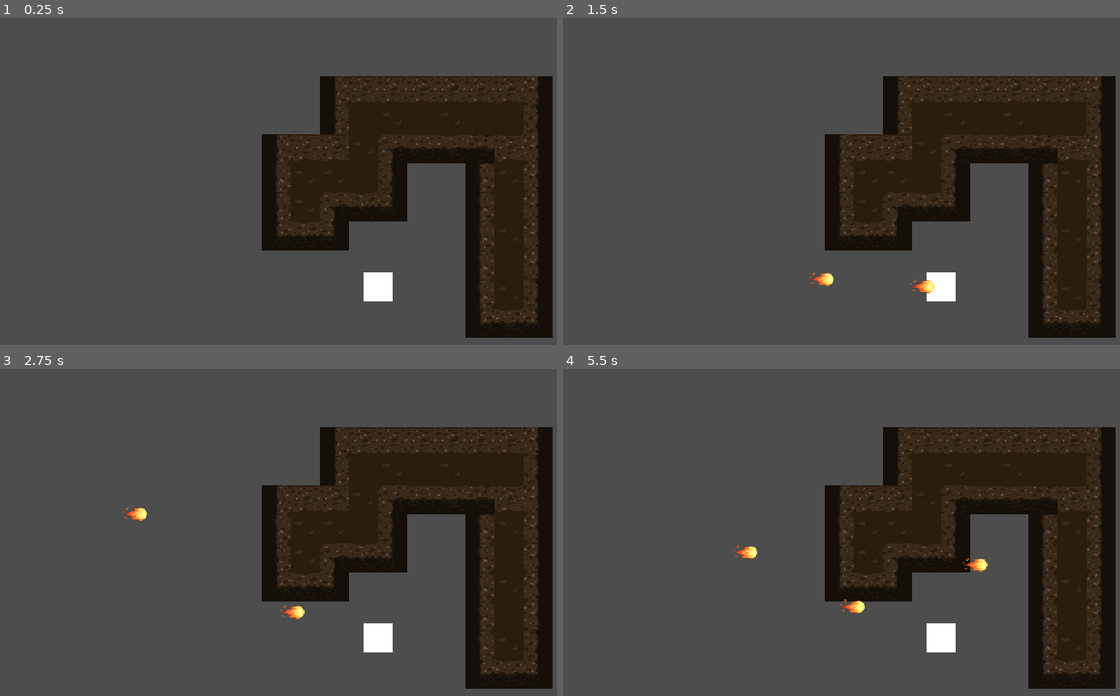
Above: before the commit, frames 1-4 (two rows, left to right).
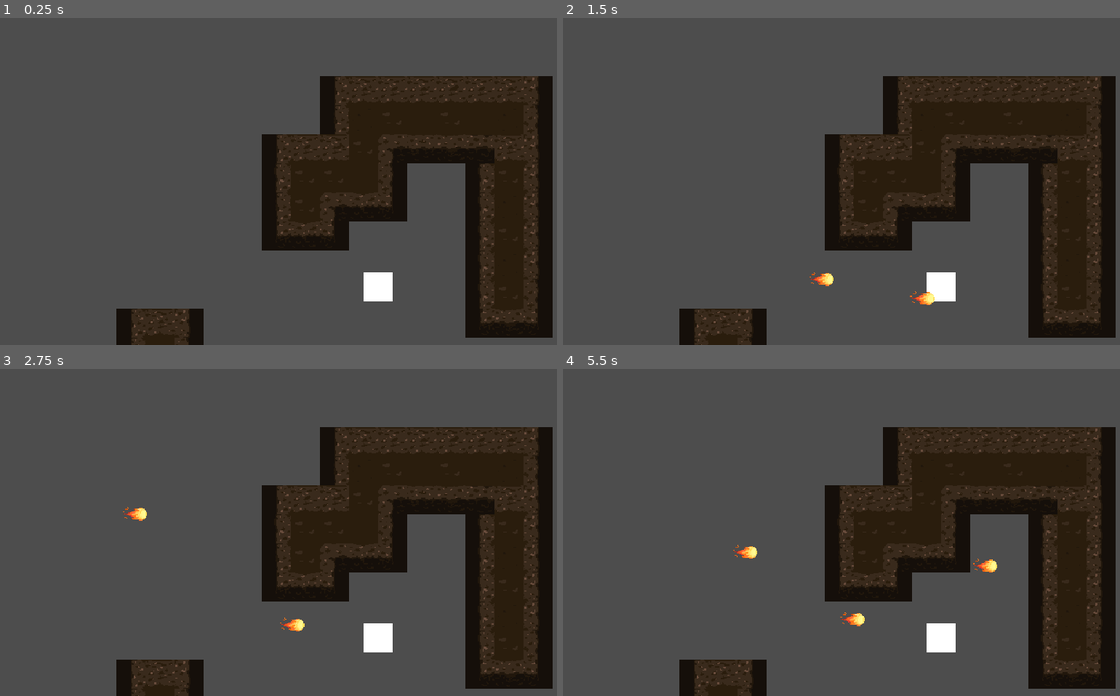
Above: after the commit, the same moments.

Repository: Spedinja/LudumDare58
Game: Godot game, scene res://projectiles/TestScene.tscn
Two runs of this game, one before a commit and one after it. Both use one fixed random seed, a clock stepped at 60 frames per second and the inputs below. This scene is started directly instead of the project's main scene.
Inputs (mouse positions are in pixels of both pictures, inside the frame that each line leads up to):
- Up to frame 1 (0.25 s): no input
- Up to frame 2 (1.5 s): tap Enter at 0.5 s; move the mouse to (980, 165) at 0.52 s; hold D (Move Right) 0.53-1.28 s; click (980, 165) at 0.6 s; move the mouse to (735, 197) at 1.27 s; hold S (Move Down) from 1.28 s (still down); click (735, 197) at 1.35 s
- Up to frame 3 (2.75 s): move the mouse to (350, 460) at 2.02 s; release S (Move Down) at 2.03 s; hold D (Move Right) from 2.03 s (still down); right-click (350, 460) at 2.1 s; click (350, 460) at 2.3 s
- Up to frame 4 (5.5 s): move the mouse to (824, 597) at 2.77 s; release D (Move Right) at 2.78 s; hold W (Move Up) 2.78-3.53 s; click (824, 597) at 2.85 s; move the mouse to (1030, 581) at 3.52 s; hold A (Move Left) 3.53-5.03 s; click (1030, 581) at 3.6 s; move the mouse to (679, 483) at 4.27 s; right-click (679, 483) at 4.35 s; click (679, 483) at 4.55 s; move the mouse to (880, 532) at 5.02 s; hold S (Move Down) from 5.03 s (still down); click (880, 532) at 5.1 s

The runs differ from the first frame. In frame 1, 1.7% of the frame differs, in the area x 20-37%, y 88-100%; in frame 2, 1.9%; in frame 3, 1.9%; in frame 4, 2.1%, in the area x 20-78%, y 57-100%.

Commit message:
ten thousand versions of bullet physics

Diff:
--- a/project.godot
+++ b/project.godot
@@ -14,6 +14,10 @@
 run/main_scene="uid://bfaxkwh1r2pkb"
 config/features=PackedStringArray("4.5", "GL Compatibility")
 config/icon="res://icon.svg"
+
+[autoload]
+
+LootPoolSelector="*res://LootPoolRandomizer/LootPoolSelector.tscn"
 
 [display]
 
--- a/projectiles/Bullet.gd
+++ b/projectiles/Bullet.gd
@@ -3,8 +3,8 @@
 
 @export var dmg: float = 1
 @export var speed: float = 150
-@export var area: float = 1
-@export var pierce: float = 2
+@export var area: float = 10
+@export var pierce: float = 10
 @export var bounce: float = 3
 @export var fire: float = 0
 @export var ice: float = 0
@@ -14,65 +14,280 @@
 
 var direction: Vector2 = Vector2(0,0)
 var velocity: Vector2 = direction * speed
+var alreadyReduced: bool = false
+
+var hitObjects
 
 func _ready() -> void:
 	$lifetime.wait_time = lifetime
 	$lifetime.start()
 	velocity = direction * speed
 
-
 func _process(_delta: float) -> void:
 	#self.position += direction * speed * delta
 	pass
 
+#func _physics_process(delta):
+	#var next_position = self.global_position + velocity * delta
+#
+	## 1. Do a raycast
+	##var space_state = get_viewport().find_world_2d().direct_space_state
+	#var space_state = $Area2D.get_world_2d().direct_space_state
+	#var circle = CircleShape2D.new()
+	#circle.radius = area
+	## 1. Query objects at or near the bullet's position
+	#var query = PhysicsShapeQueryParameters2D.new()
+	#query.collide_with_areas = true
+	#query.exclude = [self]
+	#query.transform = Transform2D(0.0, self.global_position)
+	#query.collision_mask = $Area2D.collision_mask
+	#query.shape = circle
+	#var results = space_state.intersect_shape(query)
+	#var result = null
+	##print(results)
+	#if(results.size() > 0):
+		#result = results[0]
+		##tile_map.local_to_map(tile_map
+		#print(result)
+	##print(result.shape)
+	#if result:
+		#if !(result.collider is TileMapLayer):
+			##do enemy stuff
+			#match [int(pierce), int(bounce)]:
+				#[0, 0]:
+					#call_deferred("queue_free")
+				#[0, _]:
+					#bounce -= 1
+				#[_, _]:
+					#alreadyReduced = true
+					#pierce -= 1
+		#else:
+			#if(bounce == 0):
+				#call_deferred("queue_free")
+			#else:
+				#bounce -= 1
+	#if result and !alreadyReduced and !(result.collider.is_in_group("Enemy") and pierce != 0):
+		 ## 2. Reflect velocity around collision normal
+		##var params2 = PhysicsRayQueryParameters2D.new()
+		##params2.from = self.global_position
+		##params2.to = next_position
+		##params2.exclude = [self]
+		##params2.collision_mask = $Area2D.collision_mask
+		##var result2 = space_state.intersect_ray(params2)
+		##var normal = result2.normal
+		##velocity = velocity.bounce(normal)
+		#pass
+#
+		## 3. Adjust position slightly to avoid clipping
+		##self.global_position = result.position + velocity.normalized() * 1.0
+	#else:
+		#alreadyReduced = false
+		#self.global_position = next_position
+
 func _physics_process(delta):
 	var next_position = self.global_position + velocity * delta
 
-	# 1. Do a raycast
 	var space_state = $Area2D.get_world_2d().direct_space_state
-	var params = PhysicsRayQueryParameters2D.new()
-	params.from = self.global_position
-	params.to = next_position
-	params.exclude = [self]
-	params.collision_mask = $Area2D.collision_mask
-	var result = space_state.intersect_ray(params)
-
-	if result && !(result.collider.is_in_group("Enemy") && pierce != 0):
+	#number of rays cast, adjust for performance vs accuracy
+	var steps = 3
+	var result = null
+	var vectors = generate_half_circle_vectors(steps, area, velocity.normalized())
+	for i in vectors:
+		#var offset = perp * (area * float(i) / steps)
+		var params = PhysicsRayQueryParameters2D.new()
+		params.from = self.global_position
+		params.to = next_position + i
+		params.exclude = [self]
+		params.collision_mask = $Area2D.collision_mask
+		result = space_state.intersect_ray(params)
+		if result:
+			break
+	if result:
+		if !(result.collider is TileMapLayer):
+			#do enemy stuff
+			if(hitObjects == result.collider):
+				self.global_position = next_position
+				return
+			hitObjects = result.collider
+			match [int(pierce), int(bounce)]:
+				[0, 0]:
+					call_deferred("queue_free")
+				[0, _]:
+					print("-bounce")
+					bounce -= 1
+				[_, _]:
+					alreadyReduced = true
+					print("-pierce")
+					pierce -= 1
+		else:
+			if(bounce == 0):
+				call_deferred("queue_free")
+			else:
+				print("-bounce")
+				bounce -= 1
+	if result and !alreadyReduced and !(result.collider.is_in_group("Enemy") and pierce != 0):
 		 # 2. Reflect velocity around collision normal
 		var normal = result.normal
 		velocity = velocity.bounce(normal)
 
 		# 3. Adjust position slightly to avoid clipping
-		self.global_position = result.position + velocity.normalized() * 1.0
+		#self.global_position = result.position + velocity.normalized() * 1.0
+		self.global_position = self.global_position + velocity.normalized() * 1.0
 	else:
+		alreadyReduced = false
 		self.global_position = next_position
 
+func generate_half_circle_vectors(n: int, radius: float, start_dir: Vector2) -> Array:
+	# Normalize start vector
+	var start_dir_norm = start_dir.normalized()
+	# Center angle of half-circle
+	var center_angle = atan2(start_dir_norm.y, start_dir_norm.x)
+
+	var vectors = []
+	for i in range(n):
+		# Spread vectors evenly over a half-circle (-PI/2 to +PI/2)
+		var angle_offset = -PI/2 + (PI * i / (n - 1))
+		var angle = center_angle + angle_offset
+		if(i == 0):
+			radius = radius * 0.7
+		var x = radius * cos(angle)
+		var y = radius * sin(angle)
+		vectors.append(Vector2(x, y))
+
+	return vectors
+
+#func _physics_process(delta):
+	#var next_position = self.global_position + velocity * delta
+#
+	## 1. Do a raycast
+	#var space_state = $Area2D.get_world_2d().direct_space_state
+	#var params = PhysicsRayQueryParameters2D.new()
+	#params.from = self.global_position
+	#params.to = next_position
+	#params.exclude = [self]
+	#params.collision_mask = $Area2D.collision_mask
+	#var result = space_state.intersect_ray(params)
+	#if result:
+		#if !(result.collider is TileMapLayer):
+			##do enemy stuff
+			#match [int(pierce), int(bounce)]:
+				#[0, 0]:
+					#call_deferred("queue_free")
+				#[0, _]:
+					#bounce -= 1
+				#[_, _]:
+					#alreadyReduced = true
+					#pierce -= 1
+		#else:
+			#if(bounce == 0):
+				#call_deferred("queue_free")
+			#else:
+				#bounce -= 1
+	#if result and !alreadyReduced and !(result.collider.is_in_group("Enemy") and pierce != 0):
+		 ## 2. Reflect velocity around collision normal
+		#var normal = result.normal
+		#velocity = velocity.bounce(normal)
+#
+		## 3. Adjust position slightly to avoid clipping
+		#self.global_position = result.position + velocity.normalized() * 1.0
+	#else:
+		#alreadyReduced = false
+		#self.global_position = next_position
+
+
+
+func notWorking(delta):
+	var next_position = self.global_position + velocity * delta
+	self.global_position = next_position
+
+	var space_state = $Area2D.get_world_2d().direct_space_state
+	var circle = CircleShape2D.new()
+	circle.radius = area
+	# 1. Query objects at or near the bullet's position
+	var query = PhysicsShapeQueryParameters2D.new()
+	query.collide_with_areas = true
+	query.exclude = [self]
+	query.transform = Transform2D(0.0, self.global_position)
+	query.collision_mask = $Area2D.collision_mask
+	query.shape = circle
+	var results = space_state.intersect_shape(query)
+	var hit_result = null
+	#print(results.size())
+	# 2. Manual distance check against each result
+	for r in results:
+		var collider = r.collider
+		if collider == null:
+			continue
+		# Compute distance from bullet center to collider position
+		var collider_pos = collider.global_position
+		var dist = self.global_position.distance_to(collider_pos)
+
+		if dist <= area:
+			hit_result = r
+			break
+
+	# 3. Handle collision logic if any target was inside area radius
+	if hit_result:
+		var col = hit_result.collider
+		if(hitObjects == col):
+			return
+		hitObjects = null
+		hitObjects = hit_result.collider
+		if !(col is TileMapLayer):
+			# Enemy hit logic
+			match [int(pierce), int(bounce)]:
+				[0, 0]:
+					call_deferred("queue_free")
+				[0, _]:
+					print("-bounce")
+					bounce -= 1
+				[_, _]:
+					alreadyReduced = true
+					print("-pierce")
+					pierce -= 1
+		else:
+			# Wall hit logic
+			if bounce == 0:
+				call_deferred("queue_free")
+			else:
+				print("-bounce")
+				bounce -= 1
+
+		# 4. Bounce reflection logic
+		if !alreadyReduced and !(col.is_in_group("Enemy") and pierce != 0):
+			var normal = (self.global_position - col.global_position).normalized()
+			velocity = velocity.bounce(normal)
+			self.global_position += velocity.normalized() * 1.0
+	else:
+		alreadyReduced = false
 
 func _on_lifetime_timeout() -> void:
 	queue_free()
 	pass # Replace with function body.
 
 
-func _on_area_2d_body_entered(body: Node2D) -> void:
-	#if (body is TileMap):
-		#if(bounce == 0):
-			#call_deferred("queue_free")
-	#else:
-		#if(pierce == 0 && bounce == 0):
-			#call_deferred("queue_free")
-	print("colliding")
-	if !(body is TileMapLayer):
-		#do enemy stuff
-		match [pierce, bounce]:
-			[0, 0]:
-				call_deferred("queue_free")
-			[0, _]:
-				bounce -= 1
-			[_, _]:
-				pierce -= 1
-	else:
-		if(bounce == 0):
-			call_deferred("queue_free")
-		else:
-			print("reduce bounce")
-			bounce -= 1
+#func _on_area_2d_body_entered(body: Node2D) -> void:
+	#pass
+	##if !(body is TileMapLayer):
+		###do enemy stuff
+		##match [int(pierce), int(bounce)]:
+			##[0, 0]:
+				##call_deferred("queue_free")
+			##[0, _]:
+				##bounce -= 1
+			##[_, _]:
+				##alreadyReduced = true
+				##pierce -= 1
+	##else:
+		##if(bounce == 0):
+			##call_deferred("queue_free")
+		##else:
+			##print("reduce bounce")
+			##bounce -= 1
+			#
+		#
+#
+#
+#func _on_area_2d_body_exited(_body: Node2D) -> void:
+	#print("revert")
+	#alreadyReduced = false
--- a/projectiles/TestScene.tscn
+++ b/projectiles/TestScene.tscn
@@ -13,10 +13,10 @@
 projectile = ExtResource("2_5shw6")
 
 [node name="TileMapLayer" type="TileMapLayer" parent="."]
-tile_map_data = PackedByteArray("AAARAAUAAAABAAEAAAASAAUAAAA …(848 unchanged characters)… FAAgAAAAKAAcAAAAGAAMAAAAJAAcAAAAAAAgAAAA=")
+tile_map_data = PackedByteArray("AAARAAUAAAABAAEAAAASAAUAAAA …(848 unchanged characters)… FAAgAAAAKAAcAAAAGAAMAAAAJAAcAAAAAAAgAAAAFAAsAAAABAAEAAAAGAAsAAAAFAAQAAAAGAAwAAAAFAAgAAAAFAAwAAAADAAgAAAAEAAwAAAAAAAgAAAAEAAsAAAAAAAQAAAAEAAoAAAAAAAAAAAAFAAoAAAAGAAAAAAAGAAoAAAAIAAAAAAA=")
 tile_set = ExtResource("3_otwqo")
 
-[node name="Enemy" type="RigidBody2D" parent="TileMapLayer"]
+[node name="Enemy" type="RigidBody2D" parent="TileMapLayer" groups=["Enemy"]]
 position = Vector2(416, 296)
 collision_layer = 16
 collision_mask = 46
@@ -32,7 +32,7 @@
 visible = false
 position = Vector2(307, 28)
 collision_layer = 4
-collision_mask = 120
+collision_mask = 20
 
 [node name="CollisionShape2D" type="CollisionShape2D" parent="TileMapLayer/Wall"]
 shape = SubResource("RectangleShape2D_xktjd")
--- a/projectiles/bullet.tscn
+++ b/projectiles/bullet.tscn
@@ -46,4 +46,5 @@
 one_shot = true
 
 [connection signal="body_entered" from="Area2D" to="." method="_on_area_2d_body_entered"]
+[connection signal="body_exited" from="Area2D" to="." method="_on_area_2d_body_exited"]
 [connection signal="timeout" from="lifetime" to="." method="_on_lifetime_timeout"]
--- a/testScript.gd
+++ b/testScript.gd
@@ -2,8 +2,24 @@
 @export var projectile: PackedScene
 func _process(delta: float) -> void:
 	if Input.is_action_just_pressed("Attack"):
-		var newBullet = projectile.instantiate()
-		newBullet.global_position = self.global_position + Vector2(300,300)
-		var direction = (get_global_mouse_position() - newBullet.global_position).normalized()
-		newBullet.direction = direction
-		self.add_child(newBullet)
+		for i in 1:
+			var newBullet = projectile.instantiate()
+			newBullet.global_position = self.global_position + Vector2(300,300) #+ Vector2(randi_range(0,150),randi_range(0,150))
+			var direction = (get_global_mouse_position() - newBullet.global_position).normalized()
+			newBullet.direction = direction
+			self.add_child(newBullet)
+
+
+		var space_state = get_world_2d().direct_space_state
+		#var circle = CircleShape2D.new()
+		#circle.radius = 30
+		## 1. Query objects at or near the bullet's position
+		#var query = PhysicsShapeQueryParameters2D.new()
+		#query.collide_with_areas = true
+		#query.exclude = [self]
+		#query.transform = Transform2D(0.0, get_global_mouse_position())
+		#query.collision_mask = $TileMapLayer/Wall.collision_mask
+		#query.shape = circle
+		#var results = space_state.intersect_shape(query)
+		#var hit_result = null
+		#print(results.size())
